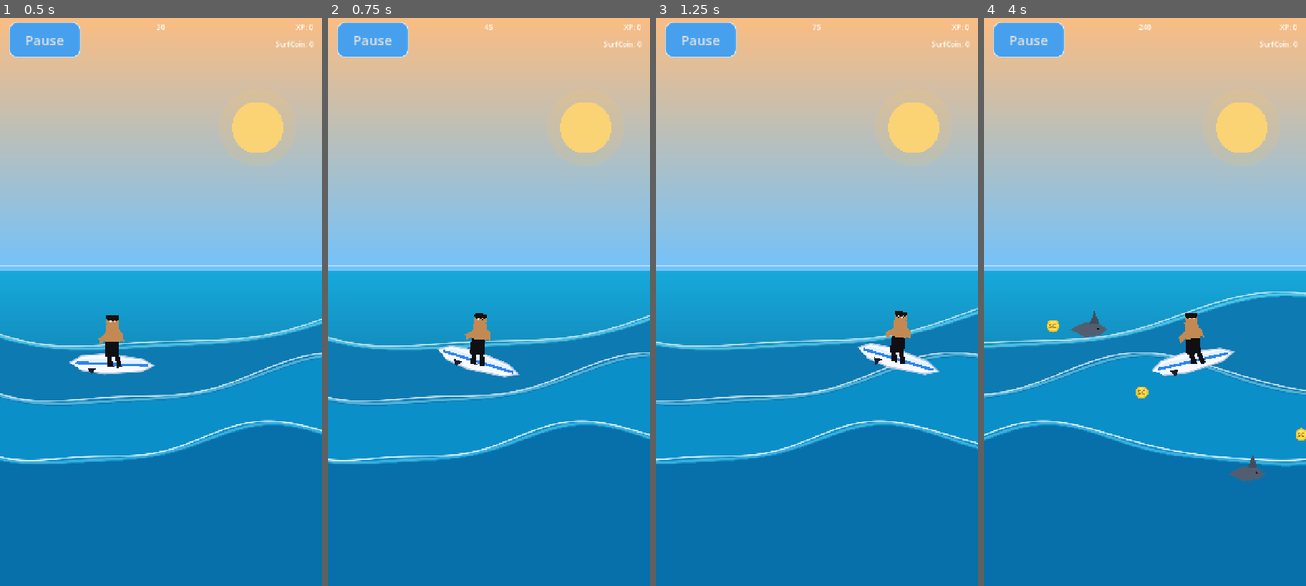
Above: before the commit, frames 1-4 (left to right).
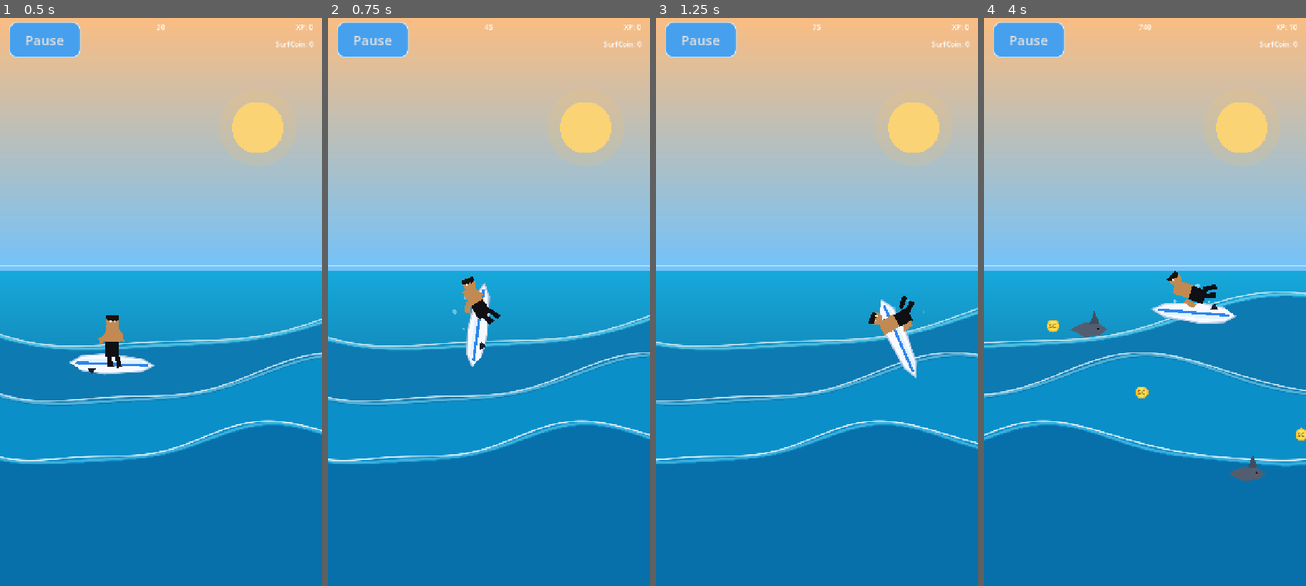
Above: after the commit, the same moments.

Repository: ClemL06/SurfGame
Game: Godot game, scene res://scenes/game/GameLevel.tscn
Two runs of this game, one before a commit and one after it. Both use one fixed random seed, a clock stepped at 60 frames per second and the inputs below. This scene is started directly instead of the project's main scene.
Inputs (mouse positions are in pixels of both pictures, inside the frame that each line leads up to):
- Up to frame 1 (0.5 s): no input
- Up to frame 2 (0.75 s): tap Enter (ui_accept) at 0.5, 0.6 s; move the mouse to (559, 273) at 0.52 s; hold Right (ui_right) from 0.53 s (still down); click (559, 273) at 0.67 s
- Up to frame 3 (1.25 s): keep holding Right (ui_right); tap Enter (ui_accept) at 0.77, 1.07 s
- Up to frame 4 (4 s): move the mouse to (1080, 330) at 1.27 s; release Right (ui_right) at 1.28 s; hold Down (ui_down) 1.28-2.03 s; tap Enter (ui_accept) at 1.35, 1.52, 1.82, 2.1, 2.85, 3.02, 3.32, 3.6, 3.77 s; move the mouse to (1177, 171) at 2.02 s; hold Right (ui_right) 2.03-2.78 s; move the mouse to (1128, 415) at 2.77 s; hold Up (ui_up) 2.78-3.53 s; click (1128, 415) at 2.92 s; move the mouse to (1241, 387) at 3.52 s; hold Left (ui_left) from 3.53 s (still down)

Frame 1 is identical in both runs. In frame 2, 1.5% of the frame differs, in the area x 34-60%, y 45-64%; in frame 3, 1.4%; in frame 4, 2.1%, in the area x 47-97%, y 1-64%.

Commit message:
backflip

Diff:
--- a/nouveau-projet-de-jeu/scripts/game/game_level.gd
+++ b/nouveau-projet-de-jeu/scripts/game/game_level.gd
@@ -17,6 +17,14 @@
 var surfcoin: int = 0
 var xp_timer: float = 0.0
 
+# Trick system.
+var trick_active: bool = false
+var trick_timer: float = 0.0
+var trick_duration: float = 0.85
+var trick_jump_offset: float = 0.0
+var trick_rotation: float = 0.0
+var trick_cooldown: float = 0.0
+
 var hud: HUD
 var pause_menu: PauseMenu
 var game_over: GameOverScreen
@@ -57,6 +65,7 @@
 		return
 
 	_update_surfer_controls(delta)
+	_update_trick(delta)
 	_update_obstacles(delta)
 	_update_coins(delta)
 	_check_obstacle_collisions()
@@ -107,8 +116,20 @@
 		sin(surf_time * 2.1) * 8.0,
 		cos(surf_time * 2.6) * 8.0
 	)
-	var board_angle := (surfer_velocity.x / surfer_speed) * 0.25 + sin(surf_time * 1.7) * 0.05
-	_draw_surfer(surfer_position + surfer_bob, board_angle)
+	var board_angle := (surfer_velocity.x / surfer_speed) * 0.25 + sin(surf_time * 1.7) * 0.05 + trick_rotation
+	var draw_pos := surfer_position + surfer_bob + Vector2(0.0, trick_jump_offset)
+
+	# Spray de figure pendant le trick.
+	if trick_active:
+		var prog := trick_timer / trick_duration
+		var spray_alpha := sin(prog * PI) * 0.75
+		for i in range(8):
+			var ang := TAU * float(i) / 8.0 + surf_time * 6.0
+			var dist := 40.0 + sin(prog * PI * 3.0 + float(i)) * 20.0
+			draw_circle(draw_pos + Vector2(cos(ang), sin(ang)) * dist,
+				randf_range(2.0, 5.0), Color(0.78, 0.96, 1.0, spray_alpha * 0.8))
+
+	_draw_surfer(draw_pos, board_angle)
 	_draw_obstacles()
 	_draw_coins()
 
@@ -125,6 +146,51 @@
 	var max_y := size.y * 0.84
 	surfer_position.x = clampf(surfer_position.x, min_x, max_x)
 	surfer_position.y = clampf(surfer_position.y, min_y, max_y)
+
+	# Espace = figure (bureau).
+	if Input.is_action_just_pressed("ui_accept") and not trick_active and trick_cooldown <= 0.0:
+		_start_trick()
+
+func _input(event: InputEvent) -> void:
+	# Toucher l'ecran = figure (mobile).
+	if event is InputEventScreenTouch and event.pressed:
+		if not is_dead and not trick_active and trick_cooldown <= 0.0:
+			if GameManager.state == GameManager.GameState.PLAYING:
+				_start_trick()
+
+func _start_trick() -> void:
+	trick_active = true
+	trick_timer = 0.0
+	trick_rotation = 0.0
+	trick_jump_offset = 0.0
+
+func _update_trick(delta: float) -> void:
+	if trick_cooldown > 0.0:
+		trick_cooldown -= delta
+
+	if not trick_active:
+		return
+
+	trick_timer += delta
+	var prog: float = trick_timer / trick_duration
+
+	# Arc de saut parabolique (monte puis redescend).
+	trick_jump_offset = -sin(prog * PI) * 110.0
+
+	# Backflip : rotation complete vers l'arriere.
+	trick_rotation = prog * -TAU
+
+	if trick_timer >= trick_duration:
+		trick_active = false
+		trick_jump_offset = 0.0
+		trick_rotation = 0.0
+		trick_cooldown = 0.6
+		# Bonus XP pour la figure reussie.
+		GameManager.add_xp(5)
+		xp = GameManager.total_xp
+		hud.set_xp(xp)
+		score += 250
+		hud.set_score(score)
 
 func _update_obstacles(delta: float) -> void:
 	var size := get_viewport_rect().size
